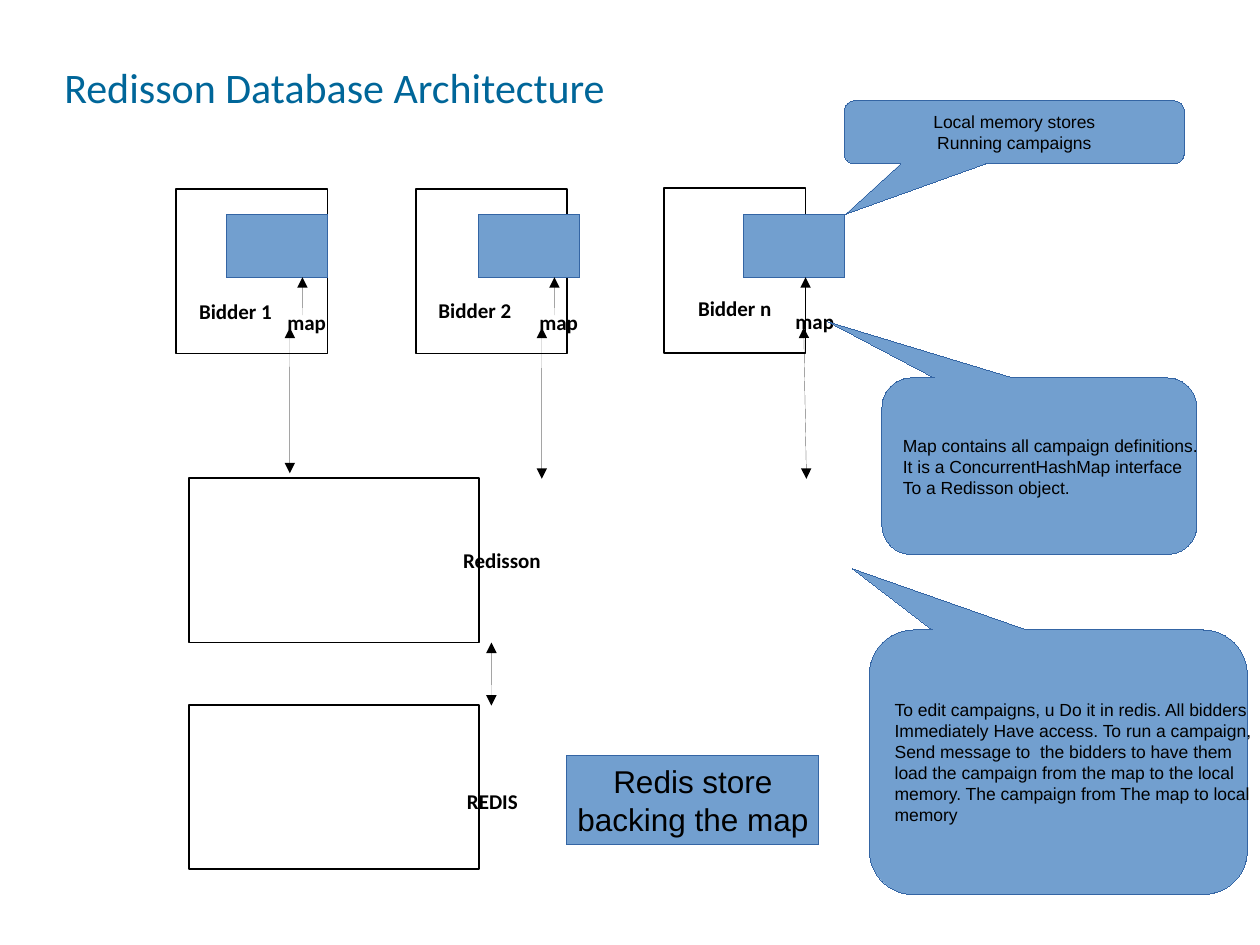
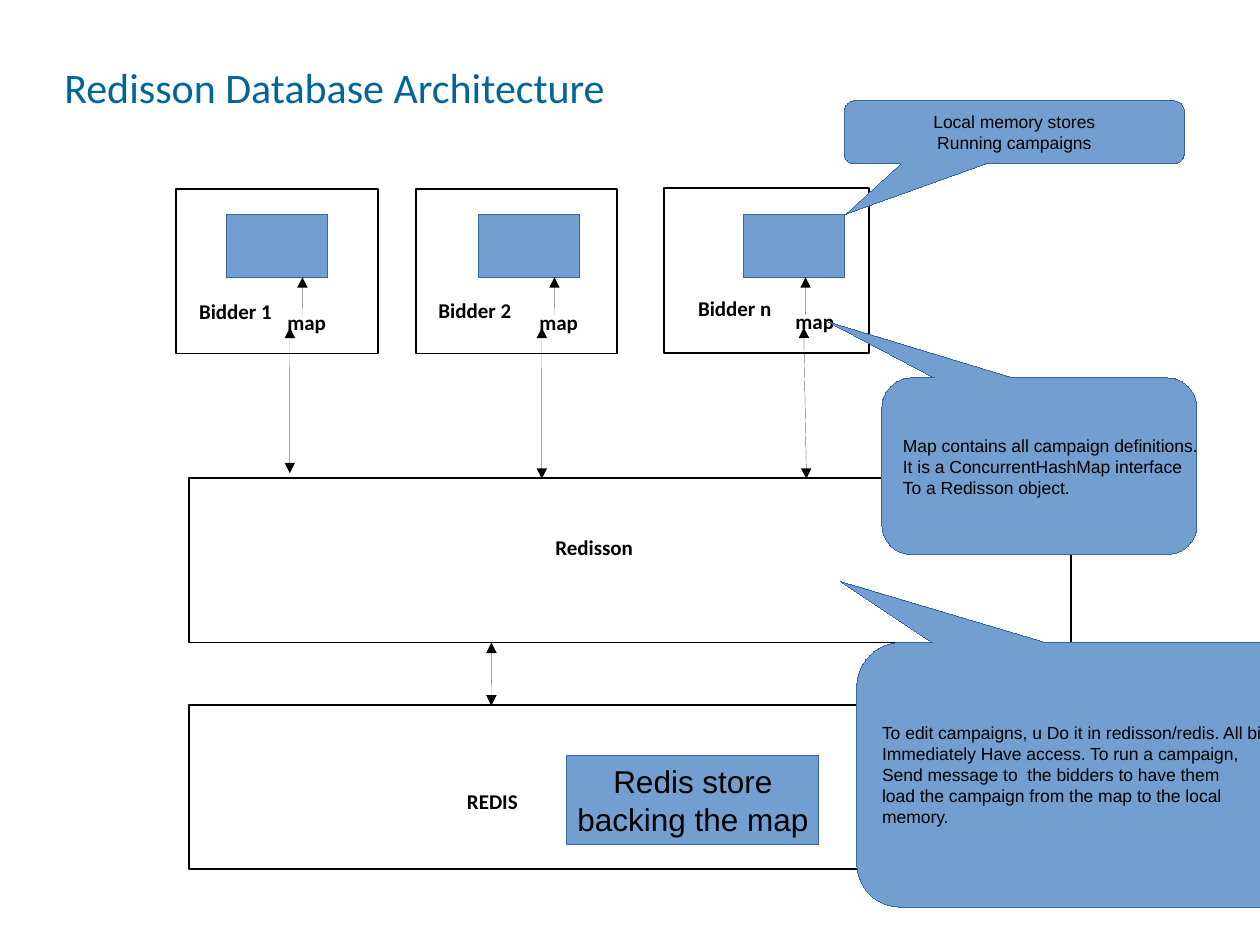
Before and after one commit to benmfaul/XRTB, a slide deck: slide 5 of www/arch/RTB_architecture_mod3.odp. Drawn at 1260x945 pixels with LibreOffice and Linux fonts; fonts in the diff are those of the drawing. Boxes give left, top, right and bottom in pixels: in the first picture for what was removed or moved away, otherwise in the second. Text is boxed around its words. In the diff, an @@ line names an element or a change of style, - is before the commit and + after.

```diff
--- a/www/arch/RTB_architecture_mod3.odp
+++ b/www/arch/RTB_architecture_mod3.odp
@@ rectangle resized from (x1=176, y1=189, x2=328, y2=354) to (x1=176, y1=189, x2=378, y2=354) @@
@@ rectangle resized from (x1=416, y1=189, x2=567, y2=354) to (x1=416, y1=189, x2=617, y2=354) @@
@@ rectangle resized from (x1=664, y1=188, x2=805, y2=353) to (x1=664, y1=188, x2=869, y2=353) @@
@@ rectangle resized from (x1=189, y1=478, x2=479, y2=643) to (x1=189, y1=478, x2=1071, y2=643) @@
@@ text "Redisson" rewrapped from (x1=463, y1=551, x2=541, y2=575) to (x1=555, y1=540, x2=633, y2=555) @@
@@ rounded speech box "To edit campaigns, u Do ..." resized from (x1=869, y1=630, x2=1247, y2=895) to (x1=857, y1=643, x2=1260, y2=907) @@
@@ rounded speech box "To edit campaigns, u Do ..." at (x1=857, y1=643, x2=1260, y2=907): proportions changed @@
@@ rectangle resized from (x1=189, y1=704, x2=479, y2=869) to (x1=189, y1=704, x2=1197, y2=869) @@
@@ text in rounded speech box at (x1=882, y1=726, x2=1242, y2=743): text changed @@
-To edit campaigns, u Do it in redis. All bidders
+To edit campaigns, u Do it in redisson/redis. All bidders
@@ text in rounded speech box at (x1=882, y1=813, x2=949, y2=827): text changed @@
-memory. The campaign from The map to local
-memory
+memory.
```
Also in this commit, not shown: 1 other slide changed, 4 other files.
